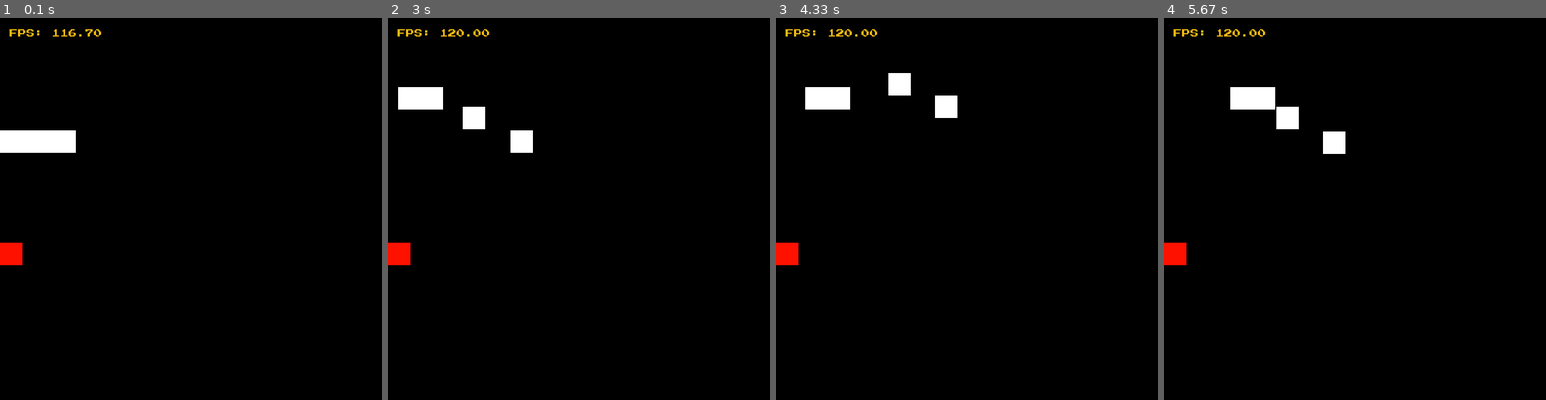
Above: before the commit, frames 1-4 (left to right).
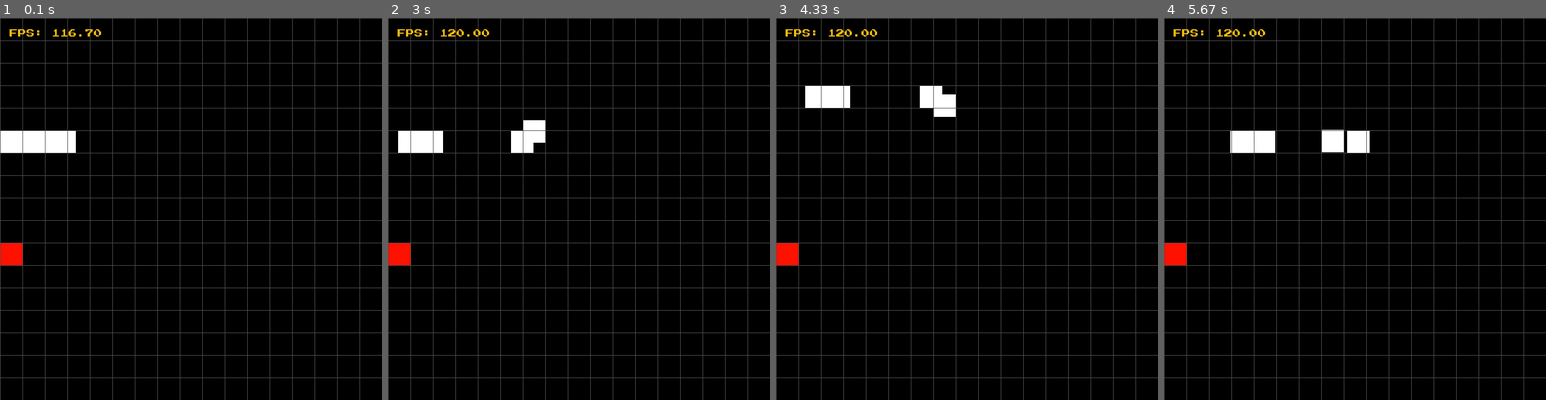
Above: after the commit, the same moments.

Repository: ClasRCDM/MyGames---OnlyInProgramming
Game: pygame game, started from Snake_Python/SnakeGame_init.py
Two runs of this game, one before a commit and one after it. Both use one fixed random seed, a clock stepped at 60 frames per second and the inputs below.
Inputs (mouse positions are in pixels of both pictures, inside the frame that each line leads up to):
- Up to frame 1 (0.1 s): no input
- Up to frame 2 (3 s): hold D 0.33-0.8 s; move the mouse to (563, 224) at 0.37 s; hold W 0.83-1.3 s; move the mouse to (701, 197) at 0.87 s; hold D 1.33-1.8 s; hold A 1.83-2.37 s; hold S 2.4-2.7 s; hold A from 2.73 s (still down)
- Up to frame 3 (4.33 s): release A at 3.13 s; hold W 3.17-3.53 s; hold D 3.57-4.2 s; hold S from 4.23 s (still down)
- Up to frame 4 (5.67 s): release S at 4.6 s; hold A 4.63-5.1 s; hold D 5.13-5.6 s; hold W from 5.63 s (still down)

The runs differ from the first frame. In frame 1, 4.9% of the frame differs, in the area x 0-100%, y 0-100%; in frame 2, 6.8%; in frame 3, 5.6%; in frame 4, 7.0%.

Commit message:
movimento da cobra
correção do corpo da cobra dentro do grid

Diff:
--- a/Snake_Python/SnakeGame.py
+++ b/Snake_Python/SnakeGame.py
@@ -112,9 +112,9 @@
                 pcs.Entidades['cobra'].movendo()
                 pcs.Entidades['cobra'].set_velocidade(v.SNAKE_VELOCIDADE * dt)
 
-                '''defs.grid(pcs.janela, v.TELA_CHEIA[0],
+                defs.grid(pcs.janela, v.TELA_CHEIA[0],
                           v.TAMANHO_GRID, v.TAMANHO_GRID,
-                          cor=(80, 80, 80))'''
+                          cor=(80, 80, 80))
 
                 text.Texto(pcs.janela, f'FPS: {pcs.fps.get_fps():.2f}',
                             15, cor=(239, 184, 16),
--- a/Snake_Python/módulos/player/__init__.py
+++ b/Snake_Python/módulos/player/__init__.py
@@ -6,7 +6,7 @@
 from variáveis import maças, TELA_CHEIA
 # ------ Pygame defs ------ #
 from pygame import Surface
-from pygame import K_w, K_s, K_a, K_d, K_c
+from pygame import K_w, K_s, K_a, K_d
 from pygame import key
 # ------ Python operators ------ #
 from operator import sub, add
@@ -49,15 +49,23 @@
 
         self.direção_snake_ed = 'DIREITA'
         self.direção_snake_cb = 'None'
+        self.teste = ['DIRETA' for _ in range(len(snake)+1)]
+        print(self.teste)
 
     def direção(drc):
         def verificando_direção_cb(op, v, di, parte):
             snake[parte] = snake[parte][0], op(snake[parte][1], v) \
                 if minha_direção == MINHAS_DIREÇÕES[di] else snake[parte][1]
+            x = str(int(snake[0][0]))[-1]
+            if x != 0 and minha_direção == MINHAS_DIREÇÕES[di]:
+                snake[parte] = snake[parte][0] - int(x), snake[parte][1]
 
         def verificando_direção_ed(op, v, di, parte):
             snake[parte] = op(snake[parte][0], v) \
                 if minha_direção == MINHAS_DIREÇÕES[di] else snake[parte][0], snake[parte][1]
+            y = str(int(snake[0][1]))[-1]
+            if y != 0 and minha_direção == MINHAS_DIREÇÕES[di]:
+                snake[parte] = snake[parte][0], snake[parte][1] - int(y)
 
         def movendo_corpo_cb(direção, op):
             def lado(pos, op):
@@ -71,6 +79,7 @@
                     lado('ESQUERDA', add)
                 else:
                     snake[p_corpo] = snake[p_corpo][0], op(snake[p_corpo][1], drc.velocidade)
+                    snake[p_corpo] = snake[0][0], snake[p_corpo][1] if snake[p_corpo] != snake[0] else None
 
         def movendo_corpo_ed(direção, op):
             def lado(pos, op):
@@ -84,6 +93,7 @@
                     lado('CIMA', add)
                 else:
                     snake[p_corpo] = op(snake[p_corpo][0], drc.velocidade), snake[p_corpo][1]
+                    snake[p_corpo] = snake[p_corpo][0], snake[0][1] if snake[p_corpo] != snake[0] else None
 
         verificando_direção_cb(sub, drc.velocidade, 'BAIXO', 0)
         verificando_direção_cb(add, drc.velocidade, 'CIMA', 0)
